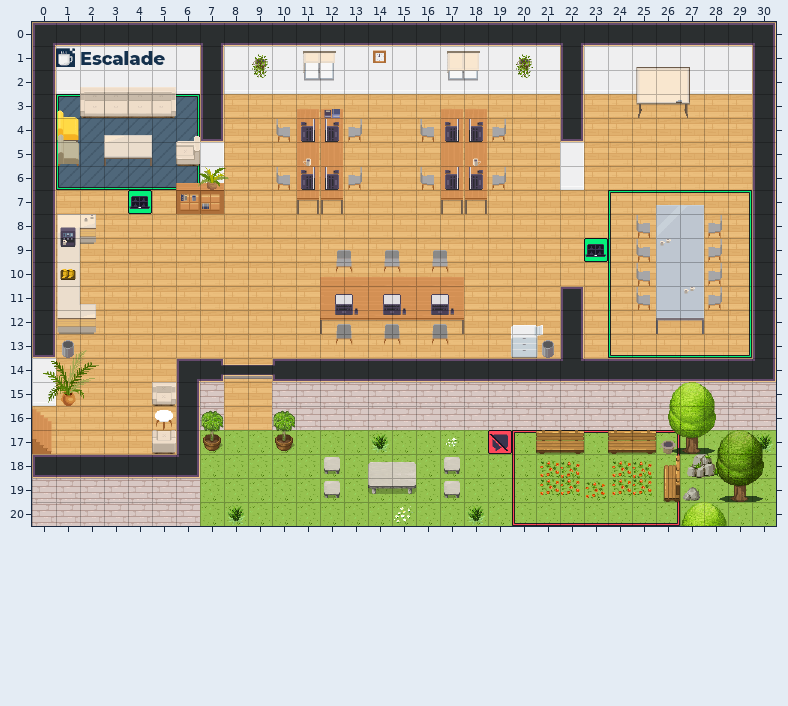
An edit to a level. Tiled map (JSON), office.tmj. The picture above is the old version.
Cells are 32x32 px. Shown: x 0..30, y 0..20.
The result:
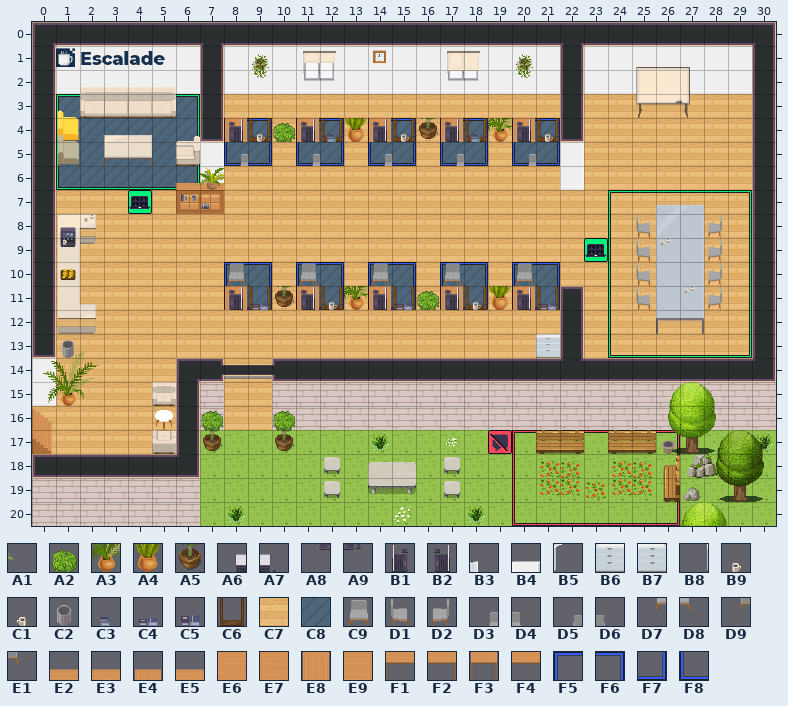
Key: from "WA_Decoration": A1 68, A2 78, A3 85, A4 87, A5 90; from "WA_Miscellaneous": A6 2, A7 3, A8 12, A9 13, B1 24, B2 25, B3 26 flipped left-right, B4 27 flipped left-right, B5 36 flipped left-right, B6 37, B7 37 flipped left-right, B8 38 flipped left-right, B9 59, C1 59 flipped left-right, C2 60, C3 63, C4 64, C5 74; from "WA_Other_Furniture": C6 138; from "WA_Room_Builder": C7 350, C8 360; from "WA_Seats": C9 117, D1 119, D2 120, D3 121, D4 122, D5 123, D6 124, D7 134, D8 135, D9 136, E1 137; from "WA_Tables": E2 0, E3 1, E4 2, E5 3, E6 10, E7 11, E8 12, E9 13, F1 20, F2 21, F3 22, F4 23; from "WA_User_Interface": F5 187, F6 188, F7 189, F8 190.
__ is an empty cell.
Tiles replaced or removed in this view: A1, A6, A7, A8, A9, B1, B2, B3, B4, B5, B7, B8, B9, C1, C2, C5, C7, D1, D2, D3, D4, D5, D6, D7, D8, D9, E1, E2, E3, E4, E5, E6, E7, E8, E9, F1, F2, F3, F4.
Difference:
Changed rows in their new state; .. is an unchanged cell.
Layer "floor/floor1":
first column x 8:
 4 C8 C8 .. C8 C8 .. C8 C8 .. C8 C8 .. C8 C8
 5 C8 C8 .. C8 C8 .. C8 C8 .. C8 C8 .. C8 C8
first column x 8:
10 C8 C8 .. C8 C8 .. C8 C8 .. C8 C8 .. C8 C8
11 C8 C8 .. C8 C8 .. C8 C8 .. C8 C8 .. C8 C8
Layer "floor/floor2":
first column x 8:
 4 F5 F6 .. F5 F6 .. F5 F6 .. F5 F6 .. F5 F6
 5 F8 F7 .. F8 F7 .. F8 F7 .. F8 F7 .. F8 F7
first column x 8:
10 F5 F6 .. F5 F6 .. F5 F6 .. F5 F6 .. F5 F6
11 F8 F7 .. F8 F7 .. F8 F7 .. F8 F7 .. F8 F7
Layer "furniture/furniture1":
first column x 12:
11 __ __ __ __ __ __
12 __ __ __ __ __ __
Layer "furniture/furniture2":
first column x 8:
 4 E8 C6 A2 .. C6 A4 E8 C6 A5 .. C6 A3 E8 C6
 5 D3 .. .. D3 __ .. D3 .. .. D3 __ .. D3 ..
 6 .. .. __ __ __ __ .. .. __ __ __ __ .. ..
 7 .. .. .. __ __ .. .. .. .. __ __ .. .. ..
 9 .. .. .. .. __ __ __ __ __ __ .. .. .. ..
10 C9 .. .. C9 __ __ C9 __ __ C9 .. .. C9 ..
11 E8 C6 A5 E8 C6 A3 E8 C6 A2 E8 C6 A4 E8 C6
12 .. .. .. .. __ __ __ __ __ __ .. .. .. ..
13 .. .. .. .. __ __ __ __ __ __ .. __ __ B6
Layer "furniture/furniture3":
first column x 8:
 4 B2 B9 .. .. C3 .. B2 B9 .. .. C3 .. B2 B9
 5 .. .. .. __ .. .. .. .. .. .. __ .. .. ..
 6 .. .. .. __ __ .. .. .. .. __ __ .. .. ..
first column x 8:
11 B2 C4 .. B2 B9 __ B2 C4 __ B2 B9 .. B2 C4
12 .. .. .. .. __ __ __ __ __ __ .. .. .. ..
13 .. .. .. .. .. .. .. .. .. .. .. .. .. __
Layer "above/above1":
first column x 11:
 3 __ __ .. .. .. .. __ __
first column x 12:
10 __ __ __ __ __ __ .. .. .. ..
12 .. .. .. .. .. .. .. .. __ __
Layer "above/above2":
first column x 8:
 3 .. .. .. .. __
 6 __ .. .. .. ..
Where, in picture pixels (left, top, right, bottom), the same in both pictures:
changed: (224, 109, 560, 214)
changed: (224, 250, 560, 358)
